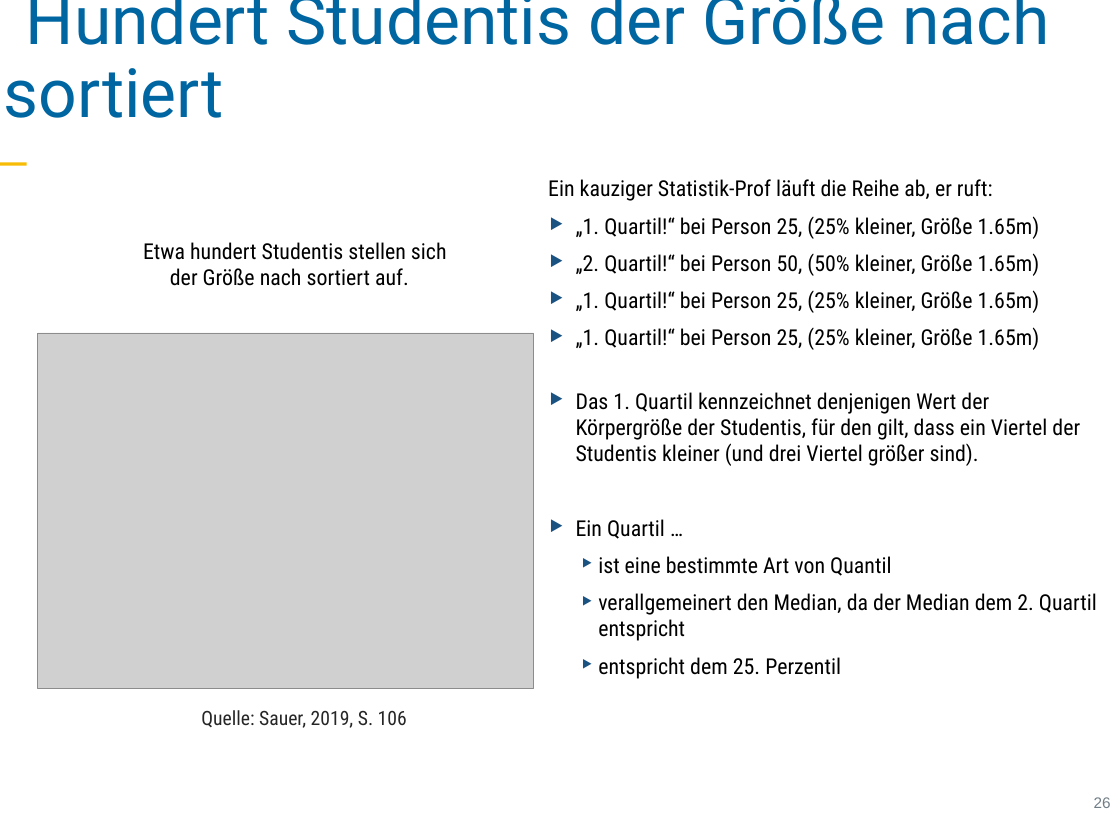
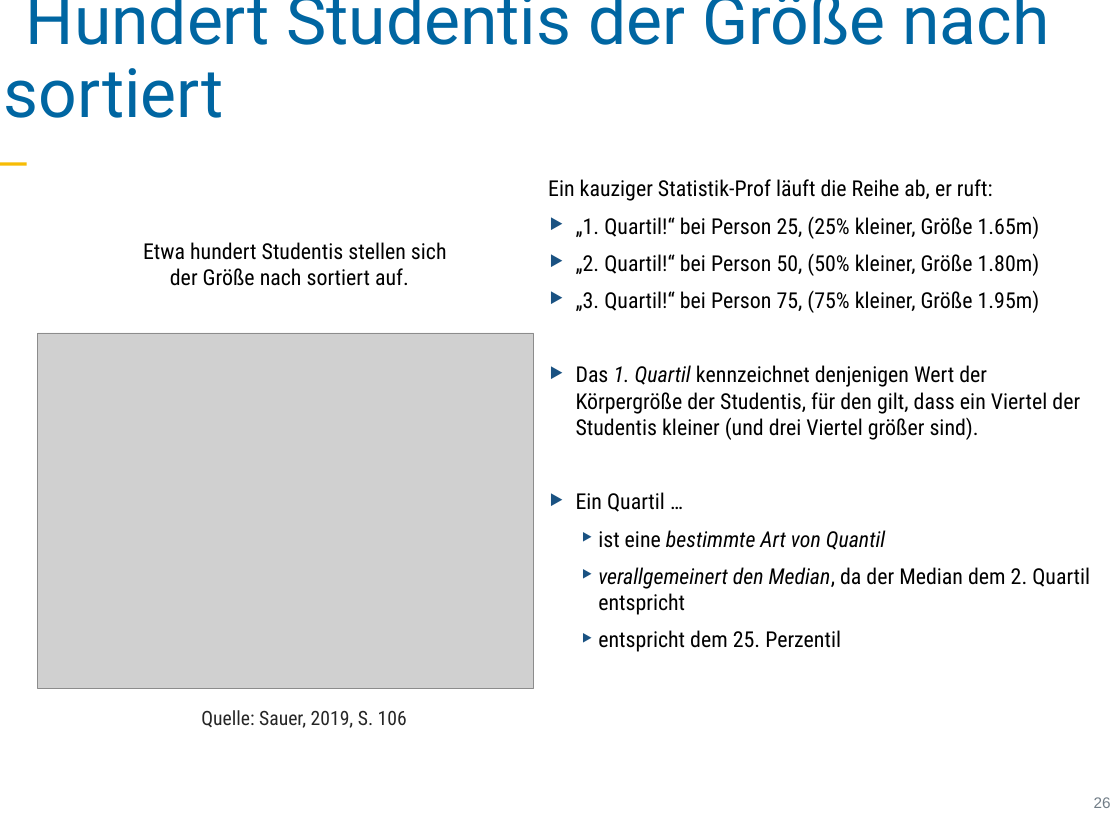
Before and after one commit to sebastiansauer/vorhersagemodellierung, a slide deck: slide 26 of Skript-Folien/QM1-Thema04.pptx. Drawn at 1120x840 pixels with LibreOffice and Linux fonts; fonts in the diff are those of the drawing; grey boxes stand for pictures. Boxes give left, top, right and bottom in pixels: in the first picture for what was removed or moved away, otherwise in the second. Text is boxed around its words. In the diff, an @@ line names an element or a change of style, - is before the commit and + after.

```diff
--- a/Skript-Folien/QM1-Thema04.pptx
+++ b/Skript-Folien/QM1-Thema04.pptx
@@ text at box(576, 253, 1040, 313): text changed @@
-‣ „2. Quartil!“ bei Person 50, (50% kleiner, Größe 1.65m)
-‣ „1. Quartil!“ bei Person 25, (25% kleiner, Größe 1.65m)
-‣ „1. Quartil!“ bei Person 25, (25% kleiner, Größe 1.65m)
+‣ „2. Quartil!“ bei Person 50, (50% kleiner, Größe 1.80m)
+‣ „3. Quartil!“ bei Person 75, (75% kleiner, Größe 1.95m)
@@ text at box(576, 365, 1090, 615): italic on in "1. Quartil", "bestimmte Art von Quantil", "verallgemeinert den Median," @@
```
Also in this commit, not shown: 1 other slide changed, 3 other files.
